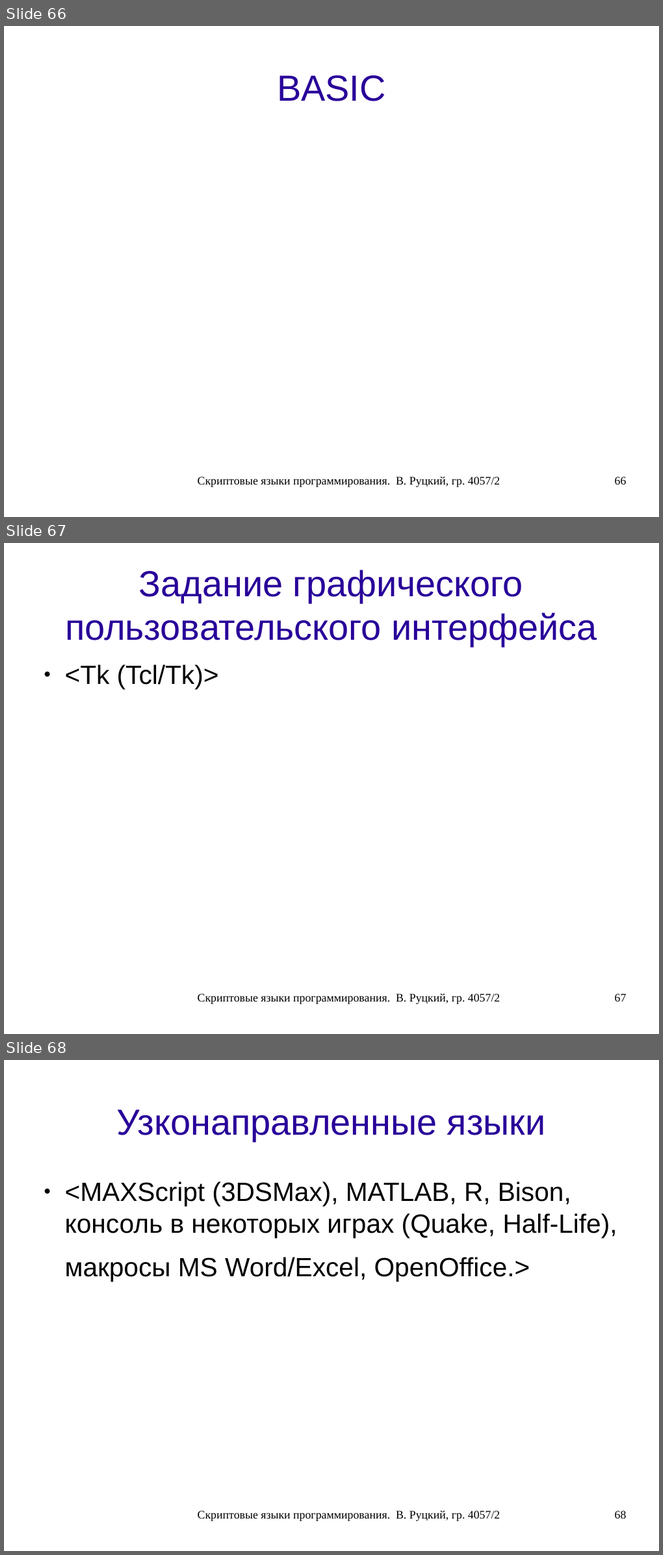
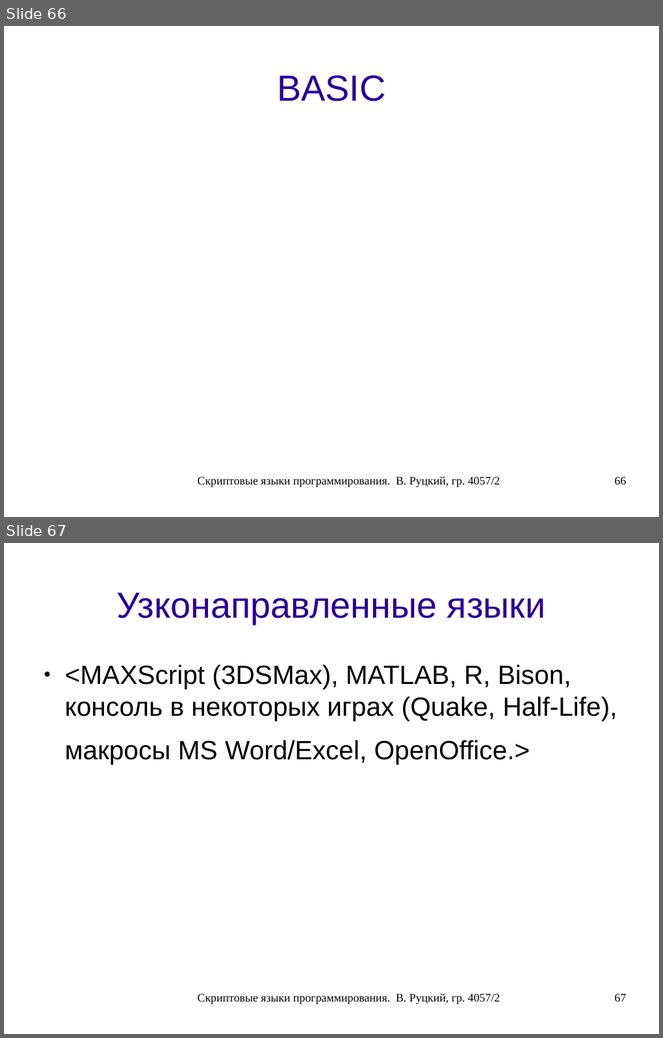
Before and after one commit to rutsky/semester07, a slide deck: Operation_systems/scripting_languages/40572_Rutsky_Scripting_languages.odp. Shown one above the other, each under a label of ours: slides 66, 67 and 68 before the commit, slides 66 and 67 after it. The pictures are 663x1555 and 663x1038 pixels, drawn with LibreOffice and Linux fonts; fonts in the diff are those of the drawing. Boxes give left, top, right and bottom in pixels: in the first picture for what was removed or moved away, otherwise in the second. Text is boxed around its words. In the diff, an @@ line names an element or a change of style, - is before the commit and + after.

```diff
--- a/Operation_systems/scripting_languages/40572_Rutsky_Scripting_languages.odp
+++ b/Operation_systems/scripting_languages/40572_Rutsky_Scripting_languages.odp
@@ slide 67 removed at (4, 543, 659, 1034), background #FFFFFF @@
@@ title removed at (65, 570, 597, 646) @@
-Задание графического пользовательского интерфейса
@@ text removed at (65, 665, 219, 689) @@
-● <Tk (Tcl/Tk)>
@@ text removed at (198, 993, 500, 1005) @@
-Скриптовые языки программирования. В. Руцкий, гр. 4057/2
@@ page number removed at (615, 994, 627, 1002) @@
-67
@@ what was slide 68 is now slide 67 @@
@@ page number at (615, 994, 627, 1002): text changed @@
-68
+67
```
Also in this commit, not shown: 10 slides changed.
